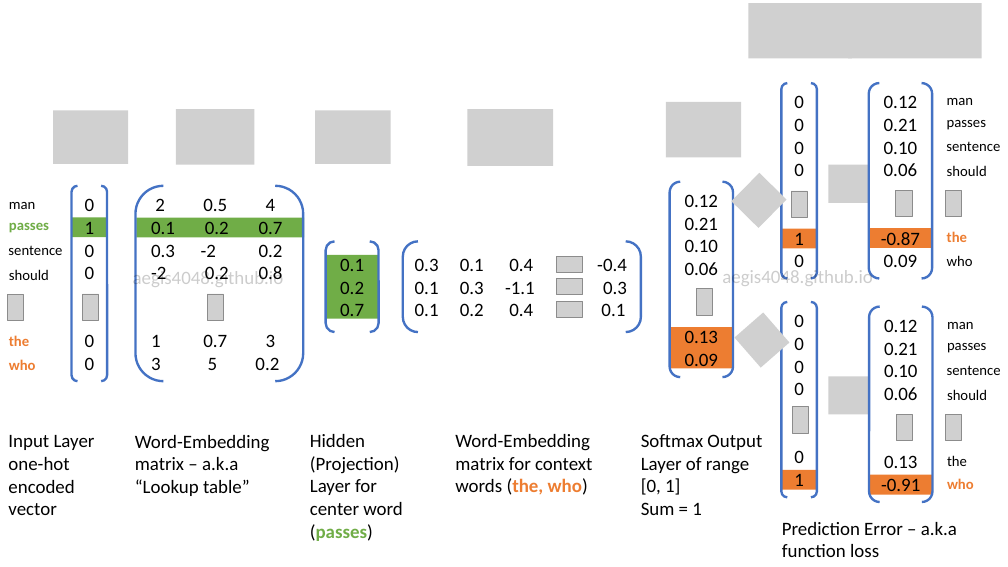
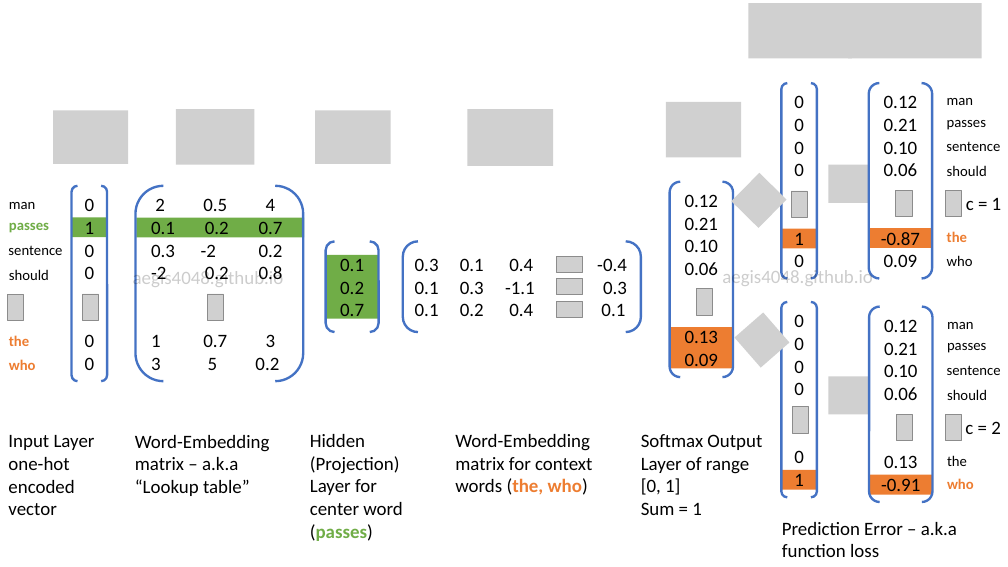
Before and after one commit to aegis4048/aegis4048.github.io-source, a slide deck: slide 19 of content/downloads/notebooks/spatial.pptx (slide 18 before the commit). Drawn at 1008x567 pixels with LibreOffice and Linux fonts; fonts in the diff are those of the drawing; grey boxes stand for pictures. Boxes give left, top, right and bottom in pixels: in the first picture for what was removed or moved away, otherwise in the second. Text is boxed around its words. In the diff, an @@ line names an element or a change of style, - is before the commit and + after.

```diff
--- a/content/downloads/notebooks/spatial.pptx
+++ b/content/downloads/notebooks/spatial.pptx
@@ text added at (x1=966, y1=198, x2=1002, y2=210), 18 pt, text #000000 @@
+c = 1
@@ text added at (x1=965, y1=421, x2=1001, y2=434), 18 pt, text #000000 @@
+c = 2
```
Also in this commit, not shown: 5 other slides changed, 8 slides added, 7 slides removed, 17 other files.
